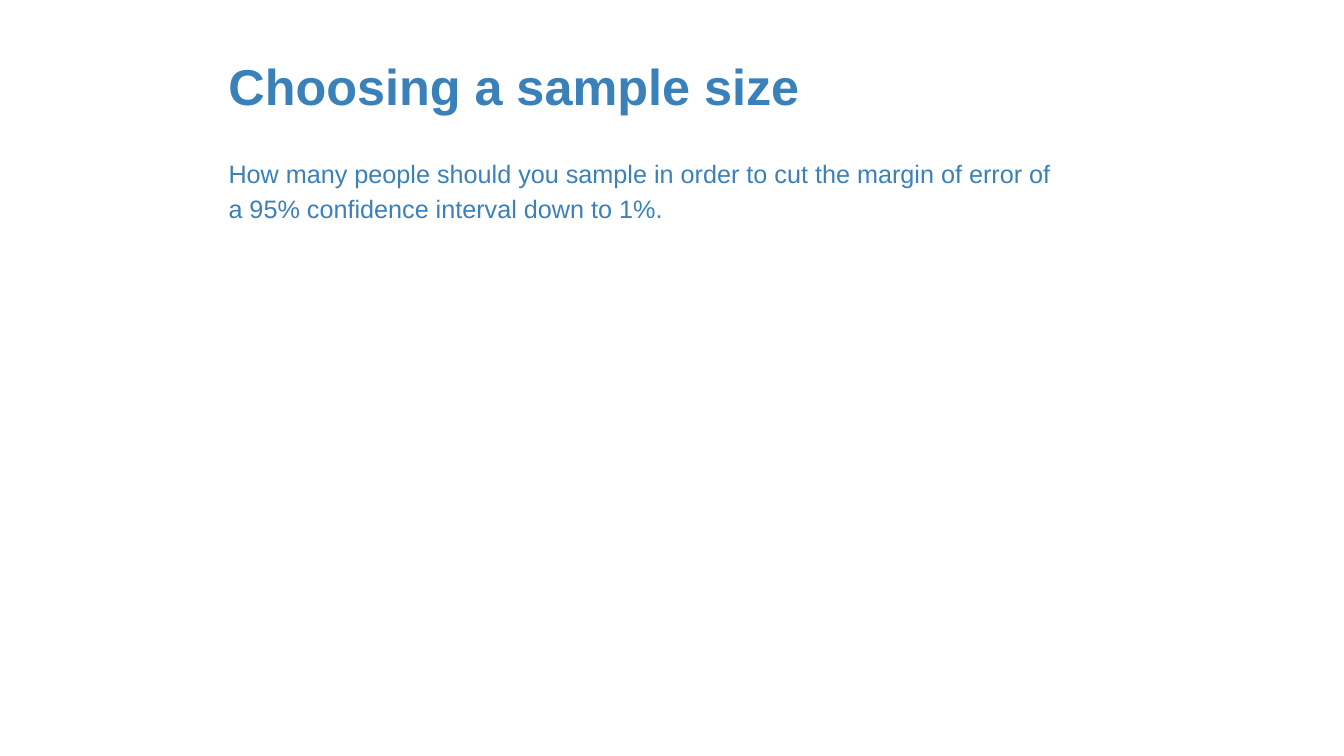
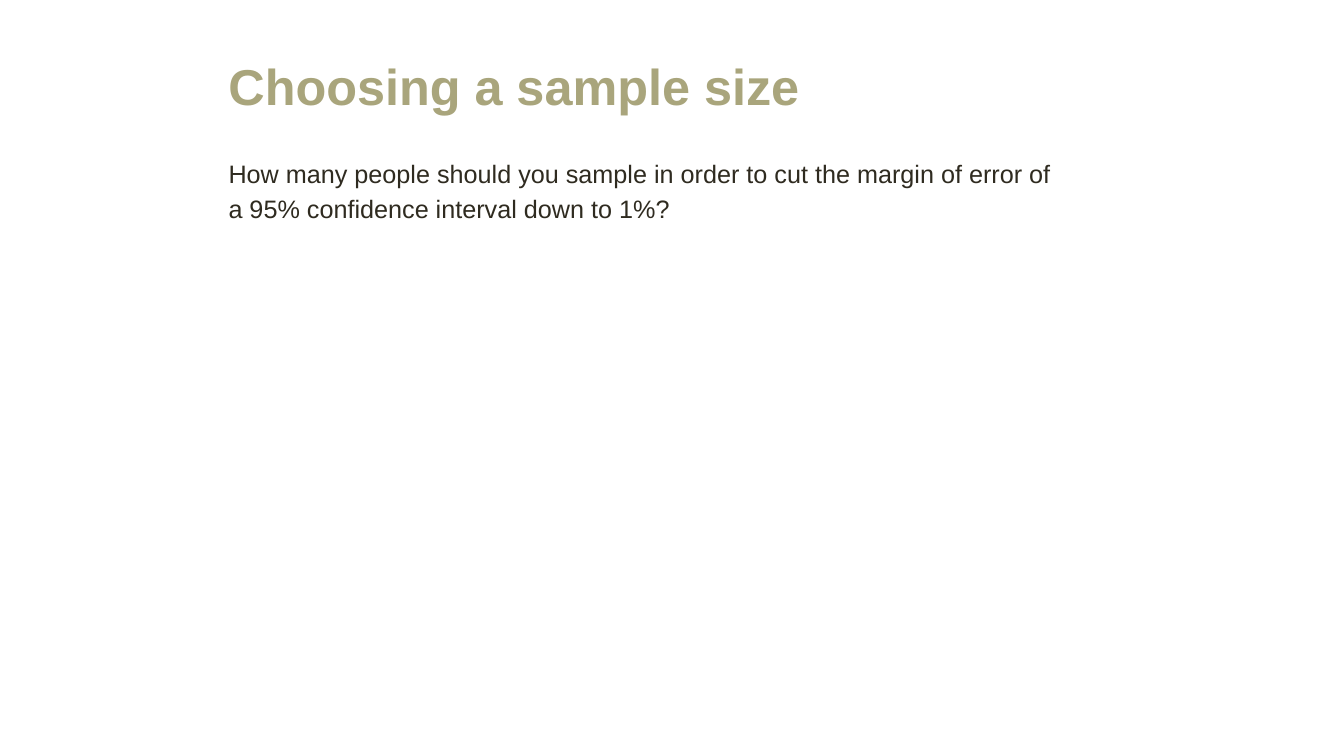
Before and after one commit to amosca01/MATH108-F23, a slide deck: slide 22 of slides/15-single-proportion.pptx. Drawn at 1344x756 pixels with LibreOffice and Linux fonts; fonts in the diff are those of the drawing. Boxes give left, top, right and bottom in pixels: in the first picture for what was removed or moved away, otherwise in the second. Text is boxed around its words. In the diff, an @@ line names an element or a change of style, - is before the commit and + after.

```diff
--- a/slides/15-single-proportion.pptx
+++ b/slides/15-single-proportion.pptx
@@ title "Choosing a sample size" at (x1=228, y1=68, x2=799, y2=115): text colour #3A81BA to #A9A57C @@
@@ text at (x1=229, y1=164, x2=1050, y2=219): text changed; text colour #3A81BA to #2F2B20 @@
-How many people should you sample in order to cut the margin of error of a 95% confidence interval down to 1%.
+How many people should you sample in order to cut the margin of error of a 95% confidence interval down to 1%?
```
Also in this commit, not shown: 38 other slides changed, 20 slides added, 2 slides removed, 6 other files.
